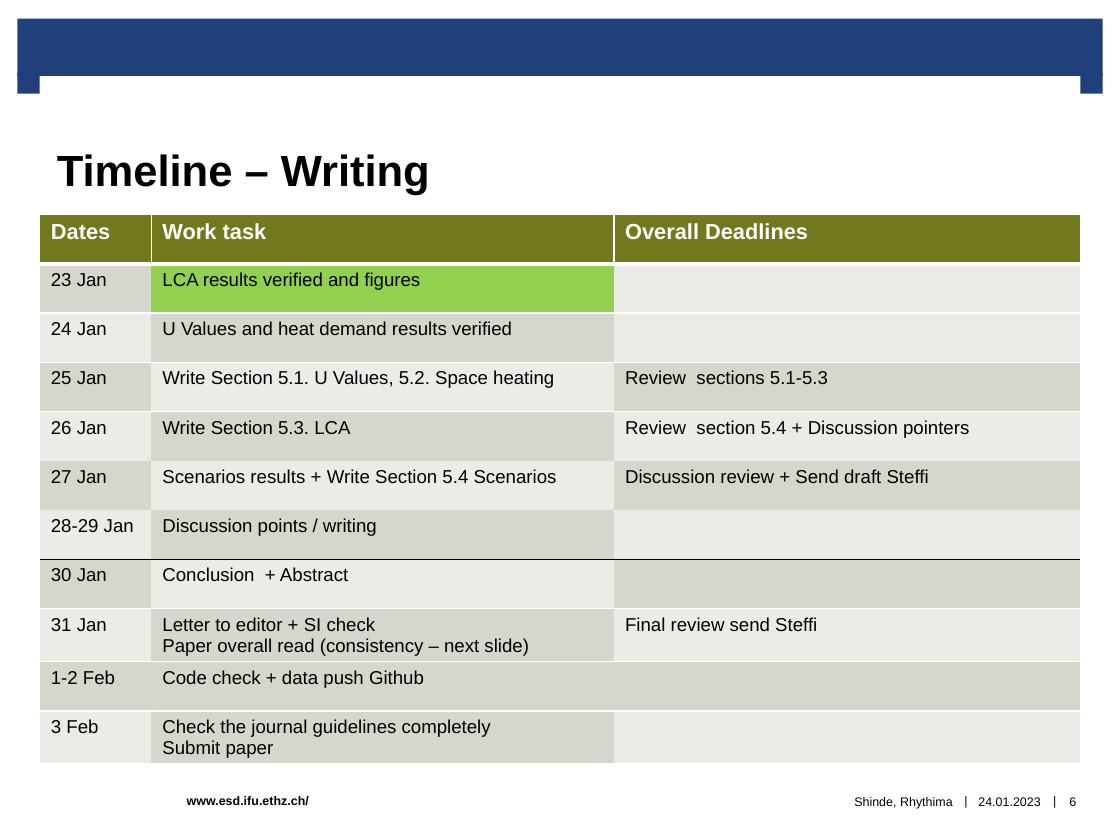
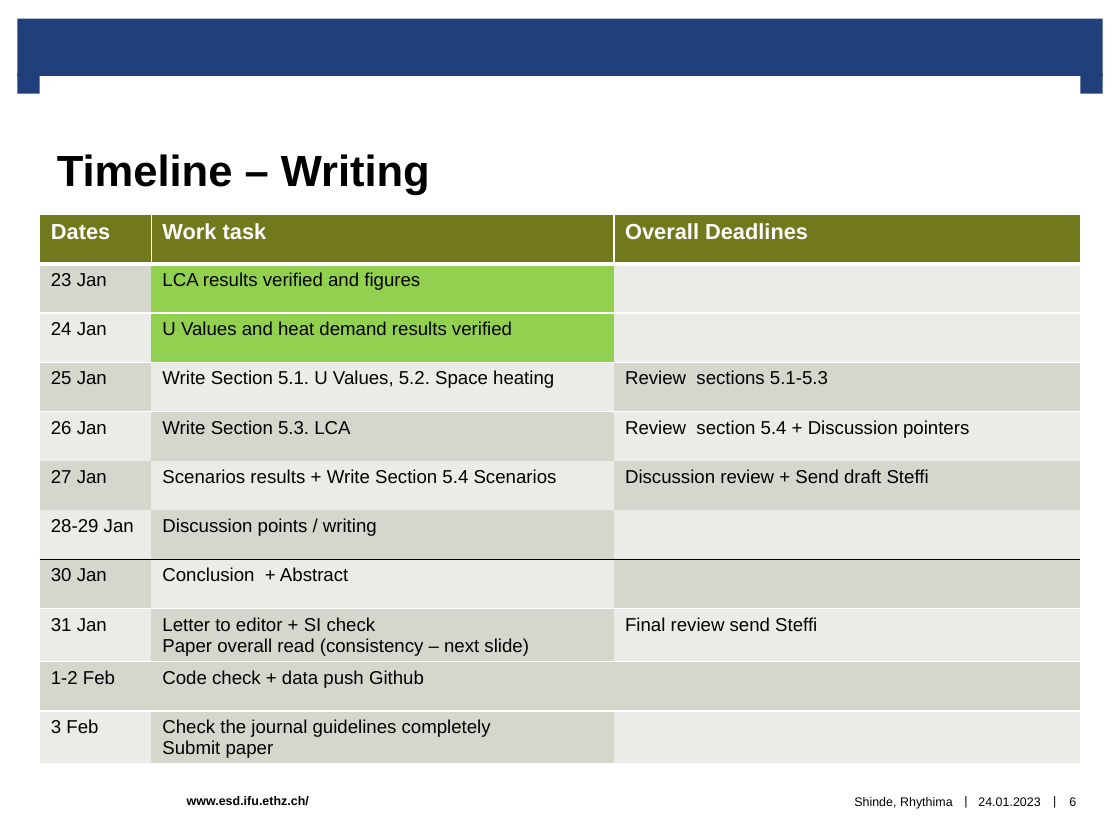
Before and after one commit to rhythimashinde/building-model, a slide deck: slide 6 of paper_SI_discussions/Discussion_paper.pptx. Drawn at 1120x840 pixels with LibreOffice and Linux fonts; fonts in the diff are those of the drawing; background and template pictures are left out. Boxes give left, top, right and bottom in pixels: in the first picture for what was removed or moved away, otherwise in the second. Text is boxed around its words. In the diff, an @@ line names an element or a change of style, - is before the commit and + after.

```diff
--- a/paper_SI_discussions/Discussion_paper.pptx
+++ b/paper_SI_discussions/Discussion_paper.pptx
@@ table at bbox=[39, 215, 1080, 771] @@
@@ fill #D5D7CC to #92D050 in row 3, column 2 @@
```
Also in this commit, not shown: 9 other files.
